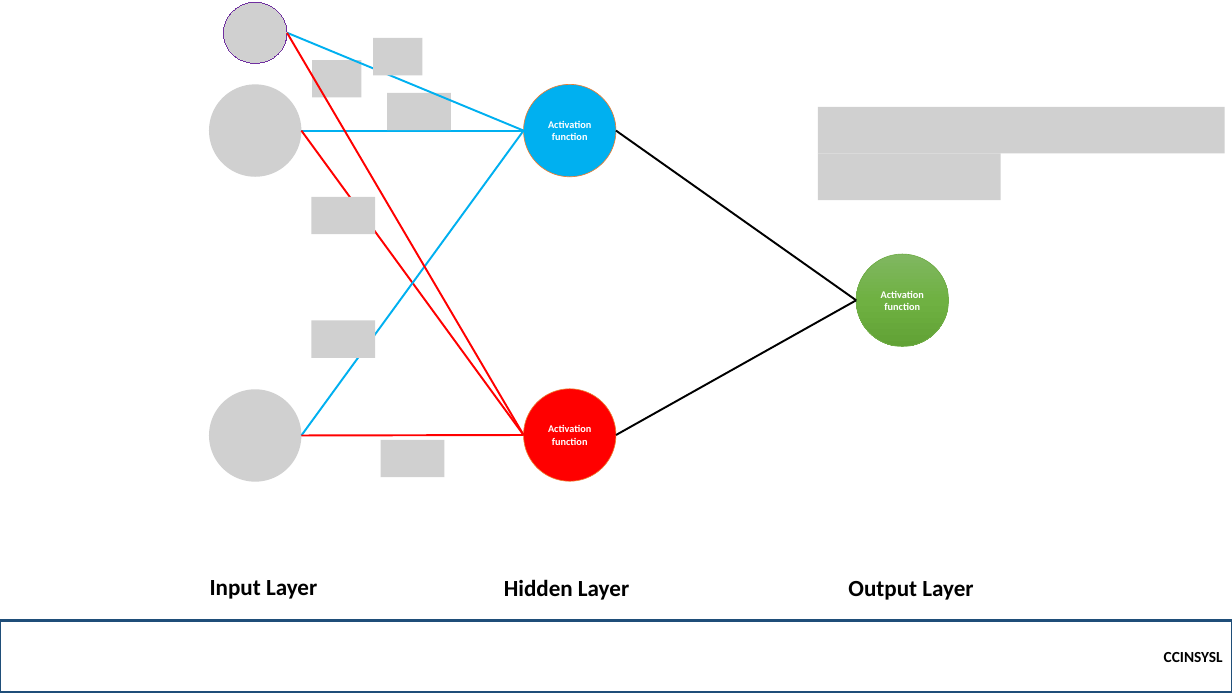
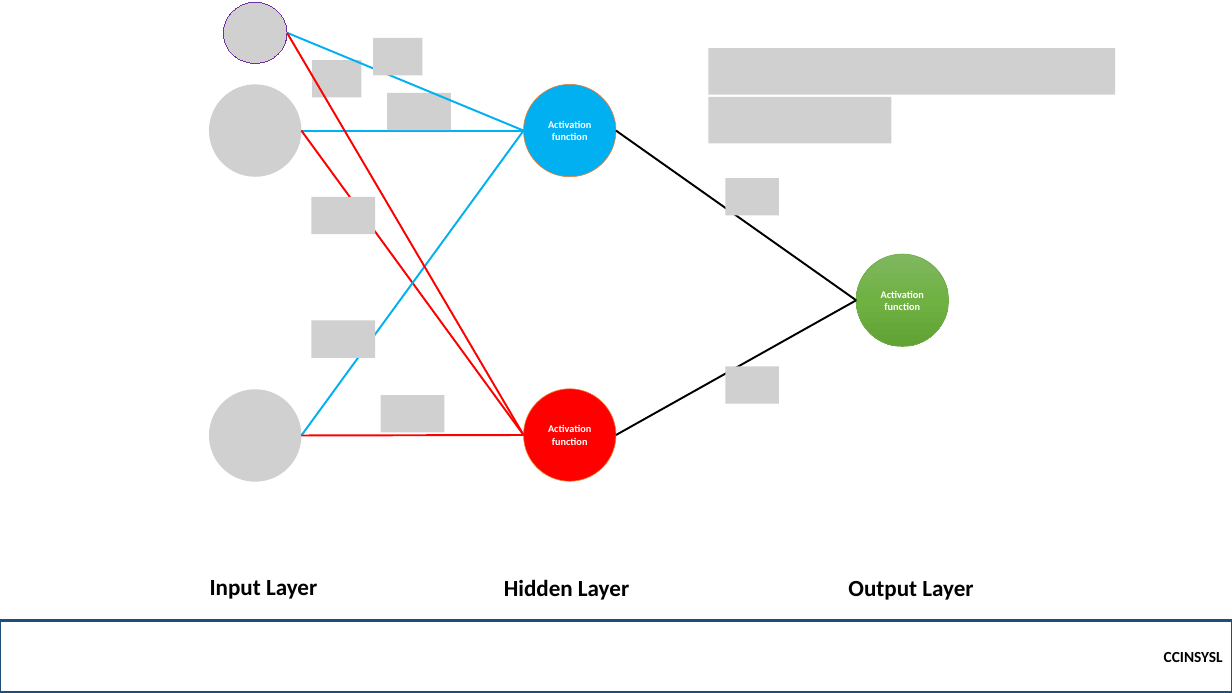
Before and after one commit to robitussin/CCINSYSL, a slide deck: slide 11 of 9 - Neural Networks/Introduction to Neural Networks.pptx. Drawn at 1232x693 pixels with LibreOffice and Linux fonts; fonts in the diff are those of the drawing; grey boxes stand for pictures; background and template pictures are left out. Boxes give left, top, right and bottom in pixels: in the first picture for what was removed or moved away, otherwise in the second. Text is boxed around its words. In the diff, an @@ line names an element or a change of style, - is before the commit and + after.

```diff
--- a/9 - Neural Networks/Introduction to Neural Networks.pptx
+++ b/9 - Neural Networks/Introduction to Neural Networks.pptx
@@ picture added at (709, 48, 1116, 94) @@
@@ picture added at (709, 97, 892, 143) @@
@@ picture removed at (818, 107, 1225, 153) @@
@@ picture added at (726, 178, 779, 215) @@
@@ picture removed at (818, 153, 1001, 200) @@
@@ picture added at (726, 367, 779, 404) @@
@@ picture added at (381, 396, 445, 433) @@
@@ picture removed at (381, 440, 445, 477) @@
```
Also in this commit, not shown: 3 other slides changed, 1 slide added, 1 slide removed, 2 other files.
